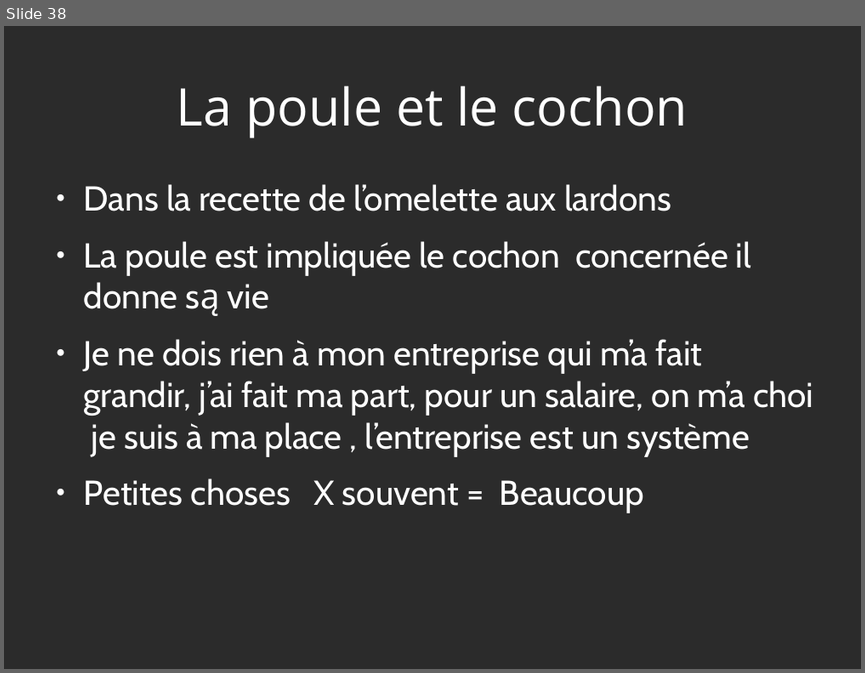
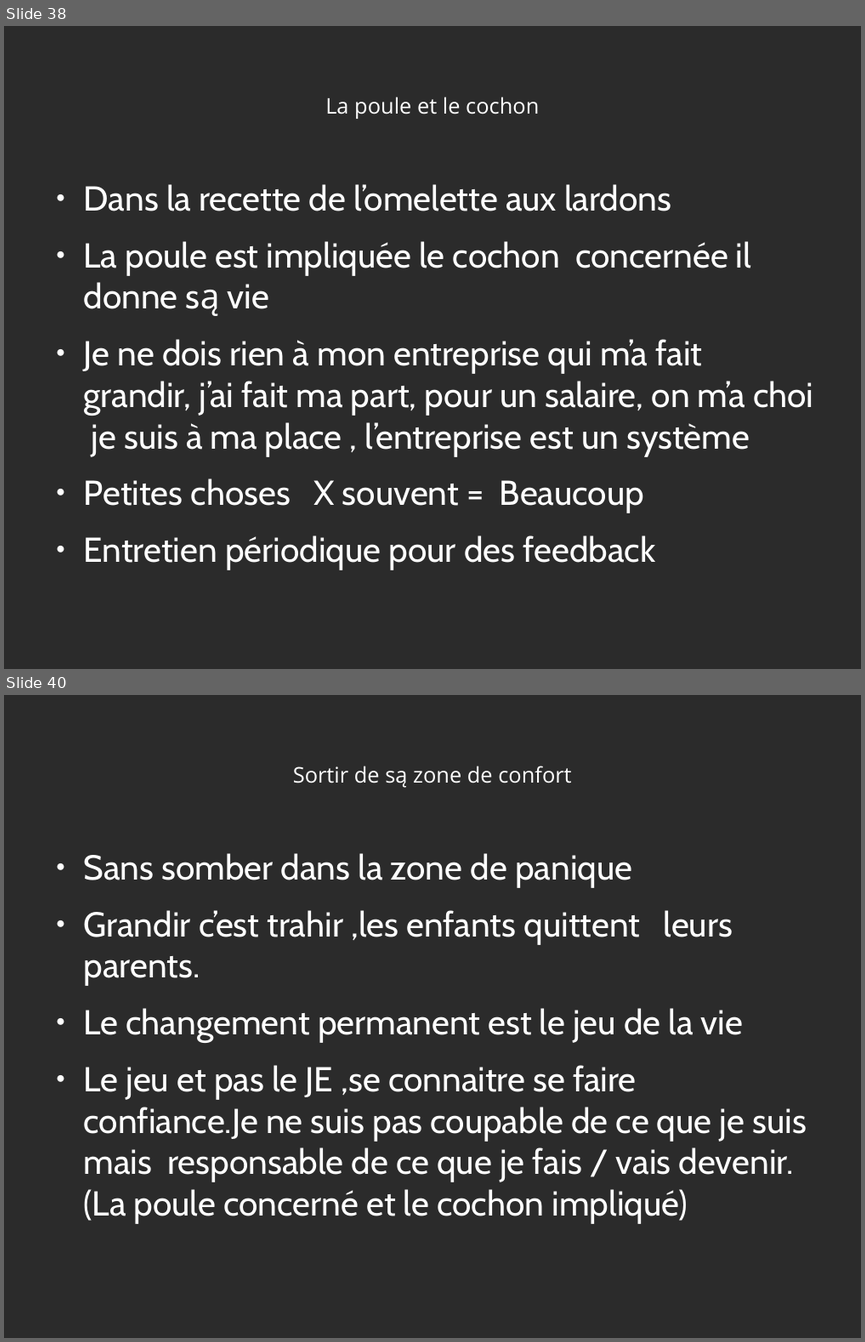
Before and after one commit to heylve/current, a slide deck: admin_perso/germe_formation.odp. Shown one above the other, each under a label of ours: slide 38 before the commit, slides 38 and 40 after it; the slides between them are not shown. The pictures are 865x673 and 865x1342 pixels, drawn with LibreOffice and Linux fonts; fonts in the diff are those of the drawing; background and template pictures are left out; a plain dark background stands for a picture behind light text. Boxes give left, top, right and bottom in pixels: in the first picture for what was removed or moved away, otherwise in the second. Text is boxed around its words. In the diff, an @@ line names an element or a change of style, - is before the commit and + after.

```diff
--- a/admin_perso/germe_formation.odp
+++ b/admin_perso/germe_formation.odp
@@ slide 40 added at <box>4,695,861,1338</box>, background picture (left out) @@
@@ title added at <box>293,766,571,788</box>, 20 pt, text #FFFFFF @@
+Sortir de są zone de confort
@@ text added at <box>84,853,806,1223</box>, 32 pt, text #FFFFFF @@
+● Sans somber dans la zone de panique
+● Grandir c’est trahir ,les enfants quittent leurs parents.
+● Le changement permanent est le jeu de la vie
+● Le jeu et pas le JE ,se connaitre se faire confiance.Je ne suis pas coupable de ce que je suis mais responsable de ce que je fais / vais devenir. (La poule concerné et le cochon impliqué)
@@ slide 38 changed as well @@
@@ title "La poule et le cochon" at <box>325,97,539,119</box>: size 48 to 20 pt @@
@@ text at <box>84,535,656,569</box>: paragraph added @@
+● Entretien périodique pour des feedback
```
Also in this commit, not shown: 36 other slides changed, 25 other slides added, 1 other file.
